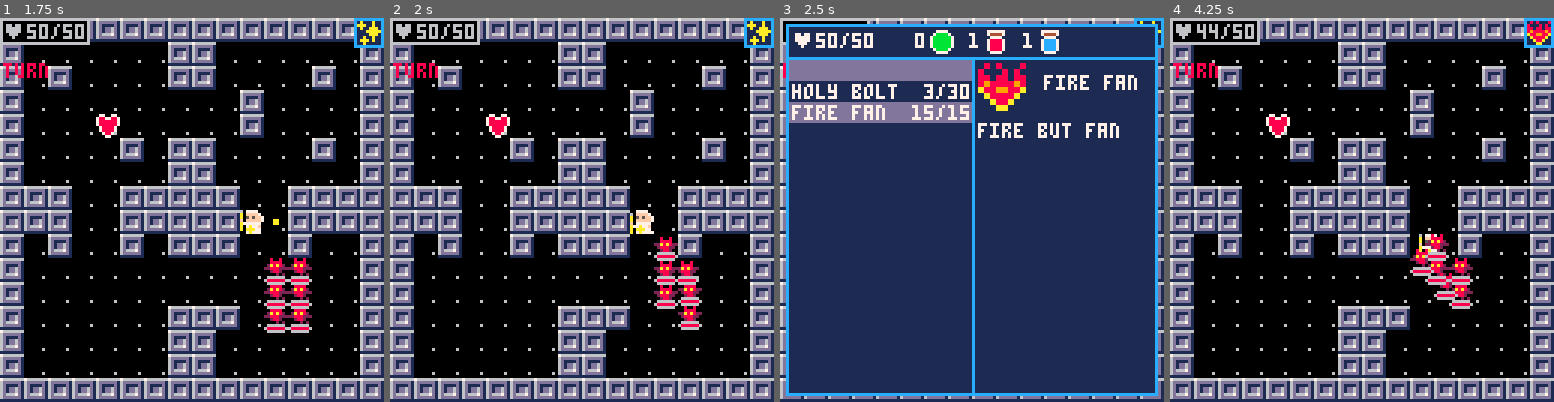
Above: before the commit, frames 1-4 (left to right).
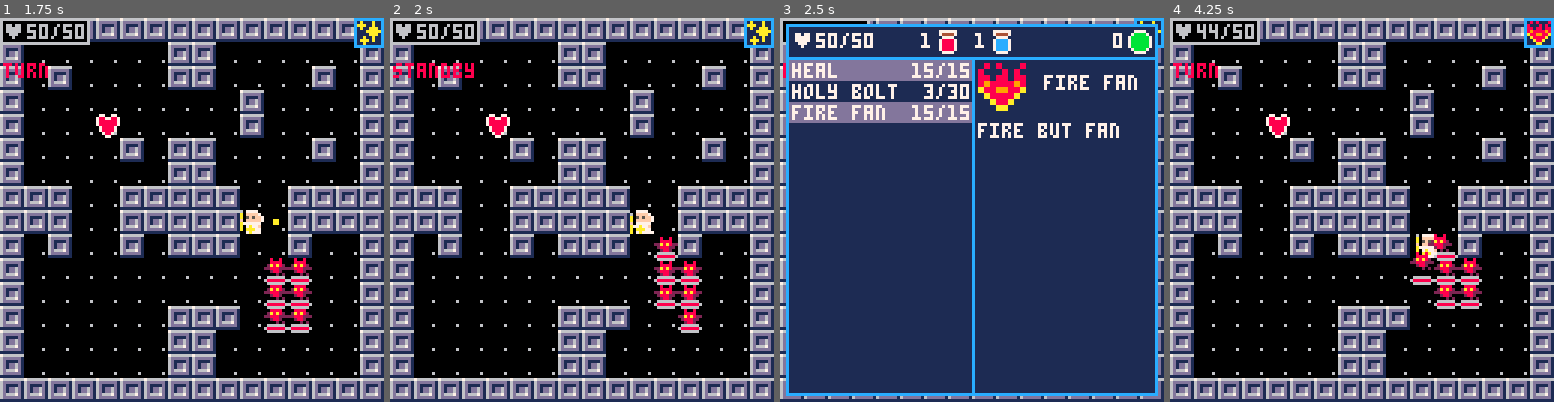
Above: after the commit, the same moments.

Repository: caudilci/pico-wiz
Game: PICO-8 cartridge wiz.p8
Two runs of this game, one before a commit and one after it. Both use one fixed random seed, a clock stepped at 60 frames per second and the inputs below.
Inputs:
- Up to frame 1 (1.75 s): tap X (X key) at 0.33, 1.07 s; tap O (Z key) at 0.7, 1.7 s; hold Right from 1.6 s (still down)
- Up to frame 2 (2 s): keep holding Right; tap X (X key) at 1.85 s
- Up to frame 3 (2.5 s): release Right at 2.1 s; tap O (Z key) at 2.1 s; hold Up 2.15-2.42 s; hold Right from 2.47 s (still down)
- Up to frame 4 (4.25 s): tap O (Z key) every 0.4 s from 2.5 to 4.1 s; tap X (X key) at 2.97, 4.08 s; release Right at 3.03 s; hold Left 3.08-3.58 s; hold Down 3.63-3.97 s; hold Right from 4.02 s (still down)

Frame 1 is identical in both runs. In frame 2, 1.0% of the frame differs, in the area x 0-82%, y 11-83%; in frame 3, 2.1%, in the area x 3-97%, y 3-16%; in frame 4, 1.8%.

Commit message:
adjusted menu and mob collision

Diff:
--- a/wiz.p8
+++ b/wiz.p8
@@ -449,7 +449,7 @@
 		end
 	elseif btnp(0) then
 		if menu_focus_items then
-			if menu_index==1 then
+			if menu_index==2 then
 				menu_index=3
 			else
 				menu_index-=1
@@ -458,7 +458,7 @@
 	elseif btnp(1) then
 		if menu_focus_items then
 			if menu_index==3 then
-				menu_index=1
+				menu_index=2
 			else
 				menu_index+=1
 			end
@@ -469,7 +469,7 @@
 			menu_index=player.spell_index
 		else
 			menu_focus_items = true
-			menu_index = 1
+			menu_index = 2
 		end
 	elseif btnp(4) then
 		--select spell then standby
@@ -495,9 +495,10 @@
 	rect(2,13,64,125,12)
 	rectfill(3,14,63,124,1)
 	for i=1, count(player.spells) do
+		-- highlight spell looked at
 		if i==menu_index and frame%30>15 and not menu_focus_items then
 			rectfill(3,14+7*(i-1),63,14+6+7*(i-1),13)
-		else
+		elseif i==player.spell_index then
 			rectfill(3,14+7*(player.spell_index-1),63,14+6+7*(player.spell_index-1),13)
 		end
 		print(player.spells[i].name,4,15+7*(i-1),7)
@@ -517,13 +518,15 @@
 	rect(2,2,125,13,12)
 	rectfill(3,3,124,12,1)
 	draw_hp(3,3,0,0,7,false)
-	for i=2, #item_sprites do
+	for i=3, #item_sprites do
 		if menu_focus_items and i-1==menu_index and frame%30<15 then
-			rectfill(25+get_hp_draw_offset()+18*(i-1),3,43+get_hp_draw_offset()+18*(i-1),12,13)
-		end
-		spr(item_sprites[i],32+get_hp_draw_offset()+18*(i-1),4)
-		print(player.items[i-1], 27+get_hp_draw_offset()+18*(i-1),5,7)
-	end
+			rectfill(27+get_hp_draw_offset()+18*(i-2),3,43+get_hp_draw_offset()+18*(i-2),12,13)
+		end
+		spr(item_sprites[i],34+get_hp_draw_offset()+18*(i-2),4)
+		print(player.items[i-1], 29+get_hp_draw_offset()+18*(i-2),5,7)
+	end
+	spr(item_sprites[2],116,4)
+	print(player.items[1], 111,5,7)
 end
 
 function draw_spell_description()
@@ -716,7 +719,7 @@
 		if not collide then
 			mob.y=y
 			mob.oy=8
-		else
+		elseif mob==player then
 			mob.collide=true
 		end
 		mob.dir=3
@@ -724,7 +727,7 @@
 		if not collide then
 			mob.y=y
 			mob.oy=-8
-		else
+		elseif mob==player then
 			mob.collide=true
 		end
 		mob.dir=4
@@ -732,7 +735,7 @@
 		if not collide then
 			mob.x=x
 			mob.ox=8
-		else
+		elseif mob==player then
 			mob.collide=true
 		end
 		mob.flip =false
@@ -741,7 +744,7 @@
 		if not collide then
 			mob.x=x
 			mob.ox=-8
-		else
+		elseif mob==player then
 			mob.collide=true
 		end
 		mob.flip =false
@@ -749,17 +752,14 @@
 	end
 	if mob != player and collide==player then
 		player.hp -= mob.meleedmg
+		mob.collide=true
 	end
 end
 
 function move_mob(mob)
-	if mob.collide then
-		if tframe <= 4 then
-			mob.ox+=dirx[mob.dir]
-			mob.oy+=diry[mob.dir]
-		else
-			mob.collide=false
-		end
+	if mob.collide and tframe <= 4 then
+		mob.ox+=dirx[mob.dir]
+		mob.oy+=diry[mob.dir]
 	else
 		if mob.ox < 0 then
 			mob.ox += 1
@@ -773,6 +773,7 @@
 		end
 		if mob.ox == 0
 		and mob.oy == 0 then
+			mob.collide=false
 			return true
 		else
 			return false
@@ -844,8 +845,13 @@
 function draw_enemy_health()
 	for mob in all(mobs) do
 		if mob != player then
-			spr(176,mob.x*8+mob.ox,mob.y*8+1+mob.oy)
-			line(mob.x*8+1+mob.ox,mob.y*8+7+mob.oy, mob.x*8+(mob.hp/mob.maxhp)*6+mob.ox, mob.y*8+7+mob.oy)
+			if mob.collide then
+				spr(176,mob.x*8,mob.y*8+1)
+				line(mob.x*8+1,mob.y*8+7, mob.x*8+(mob.hp/mob.maxhp)*6, mob.y*8+7)
+			else
+				spr(176,mob.x*8+mob.ox,mob.y*8+1+mob.oy)
+				line(mob.x*8+1+mob.ox,mob.y*8+7+mob.oy, mob.x*8+(mob.hp/mob.maxhp)*6+mob.ox, mob.y*8+7+mob.oy)
+			end
 		end
 	end
 end
